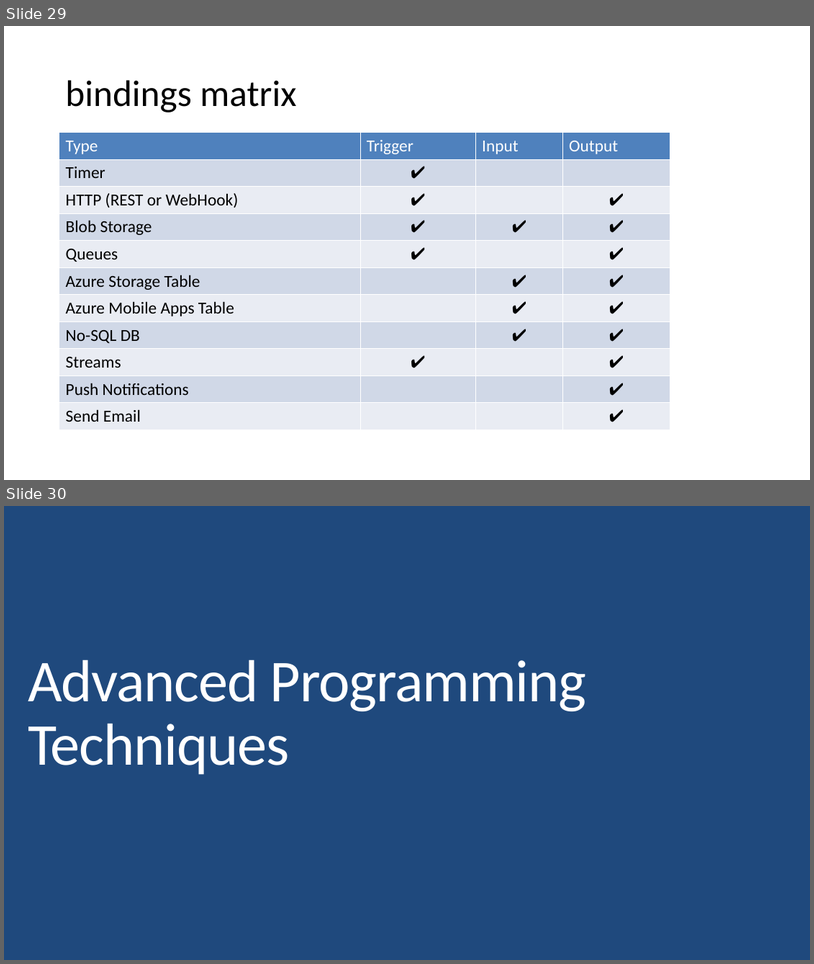
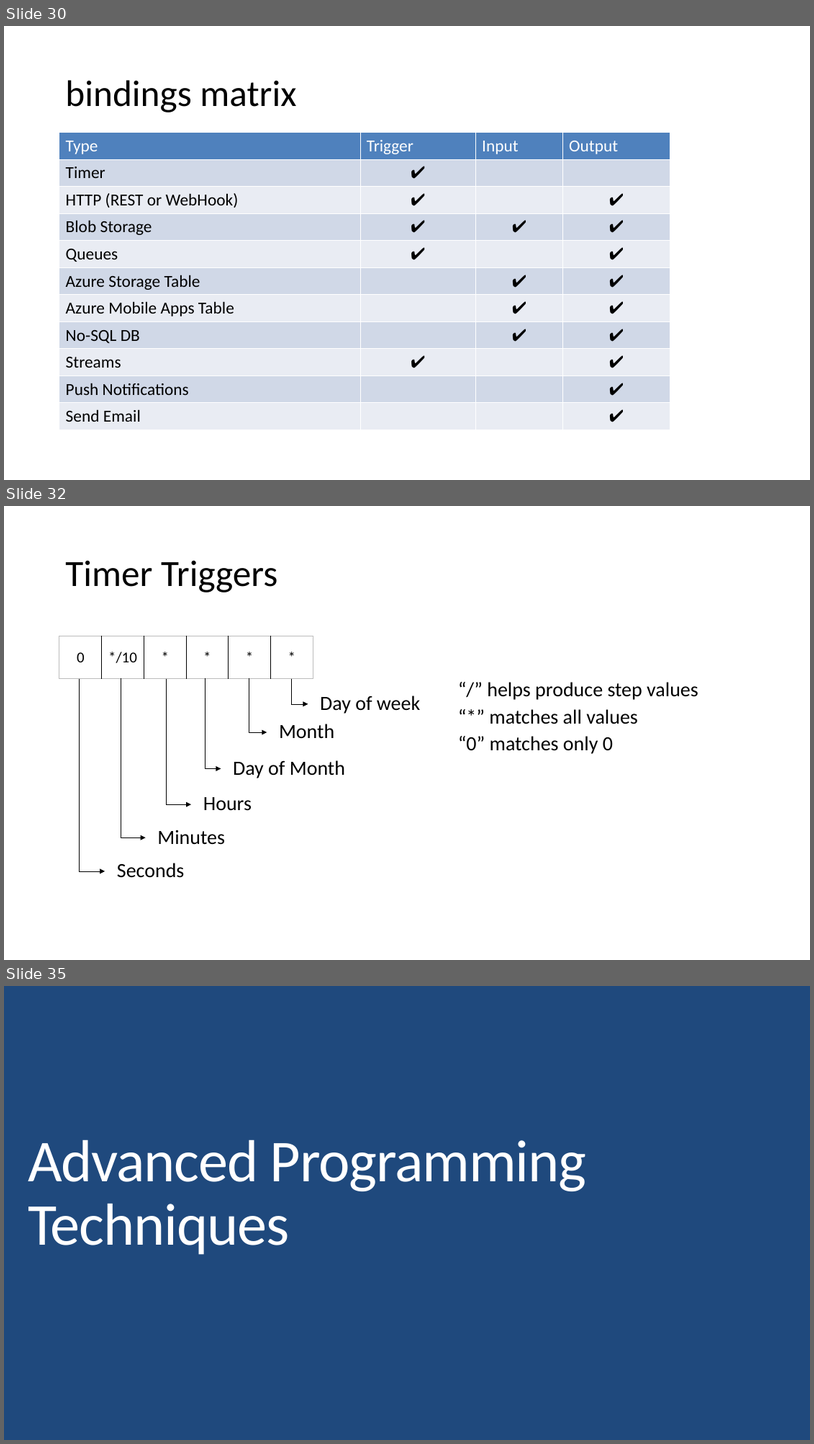
Before and after one commit to BionStt/presentations-2, a slide deck: Azure functions.pptx. Shown one above the other, each under a label of ours: slides 29 and 30 before the commit, slides 30, 32 and 35 after it; the slides between them are not shown. The pictures are 814x964 and 814x1444 pixels, drawn with LibreOffice and Linux fonts; fonts in the diff are those of the drawing. Boxes give left, top, right and bottom in pixels: in the first picture for what was removed or moved away, otherwise in the second. Text is boxed around its words. In the diff, an @@ line names an element or a change of style, - is before the commit and + after.

```diff
--- a/Azure functions.pptx
+++ b/Azure functions.pptx
@@ slide 32 added at [4,506,810,960], background #FFFFFF @@
@@ title added at [65,560,278,592], 44 pt, text #000000 @@
+Timer Triggers
@@ table added at [59,636,314,678], 1 rows, 6 columns @@
+0 | */10 | * | * | * | *
@@ group added at [79,678,420,878]: 6 texts, 6 elbow arrows @@
+Day of week
+Month
+Day of Month
+Hours
+Minutes
+Seconds
@@ text added at [458,682,699,754], 24 pt, text #000000 @@
+“/” helps produce step values
+“*” matches all values
+“0” matches only 0
@@ what was slide 29 is now slide 30 @@
@@ what was slide 30 is now slide 35 @@
```
Also in this commit, not shown: 5 slides changed, 6 other slides added.
